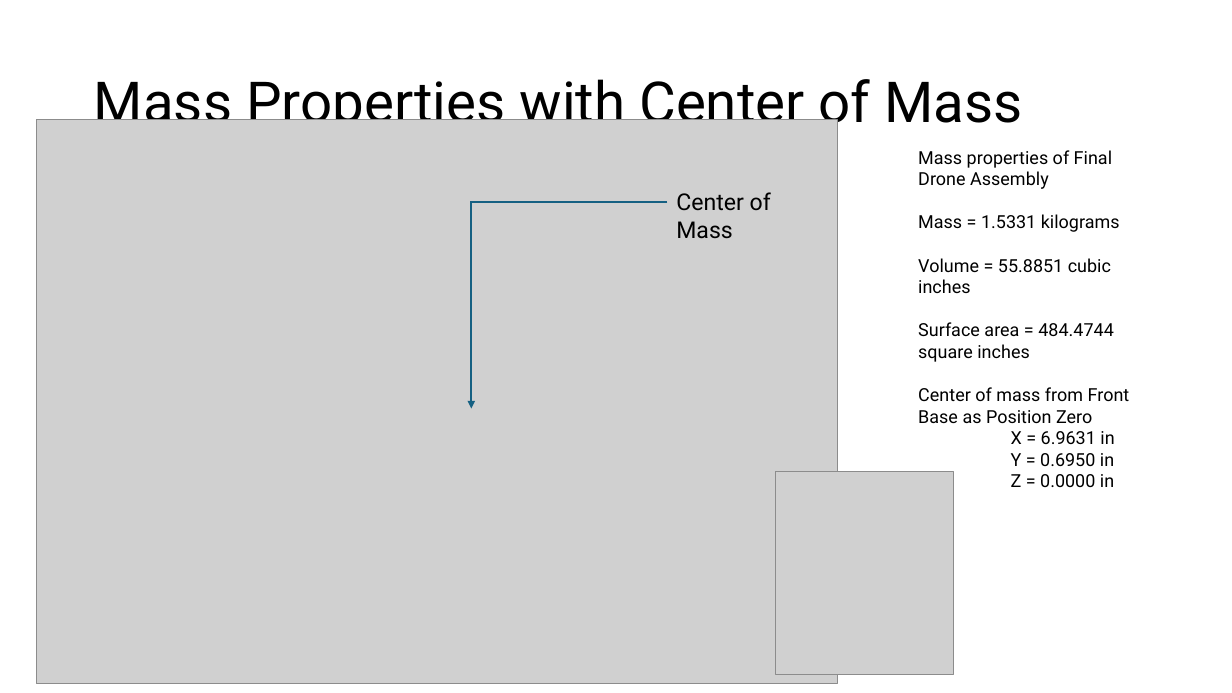
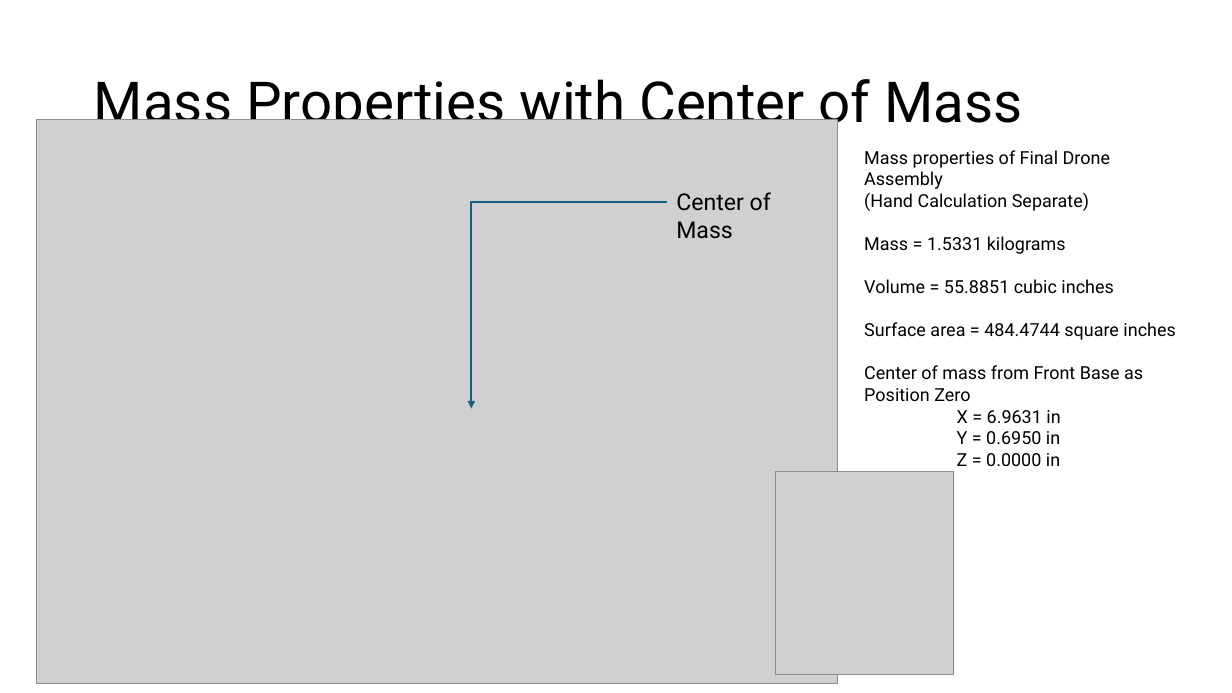
Before and after one commit to mecho-tellez/MathWorks-Group-6-Drone-Analysis, a slide deck: slide 3 of media/CAD Info.pptx. Drawn at 1232x693 pixels with LibreOffice and Linux fonts; fonts in the diff are those of the drawing; grey boxes stand for pictures. Boxes give left, top, right and bottom in pixels: in the first picture for what was removed or moved away, otherwise in the second. Text is boxed around its words. In the diff, an @@ line names an element or a change of style, - is before the commit and + after.

```diff
--- a/media/CAD Info.pptx
+++ b/media/CAD Info.pptx
@@ text "Mass properties of Final Drone ...": place and size @@
-text "Mass properties of Final Drone ..." at [918,150,1130,487]
+text "Mass properties of Final Drone ..." at [864,150,1175,466]
@@ text at [864,193,1089,211]: paragraph added @@
+(Hand Calculation Separate)
```
Also in this commit, not shown: 1 other file.
